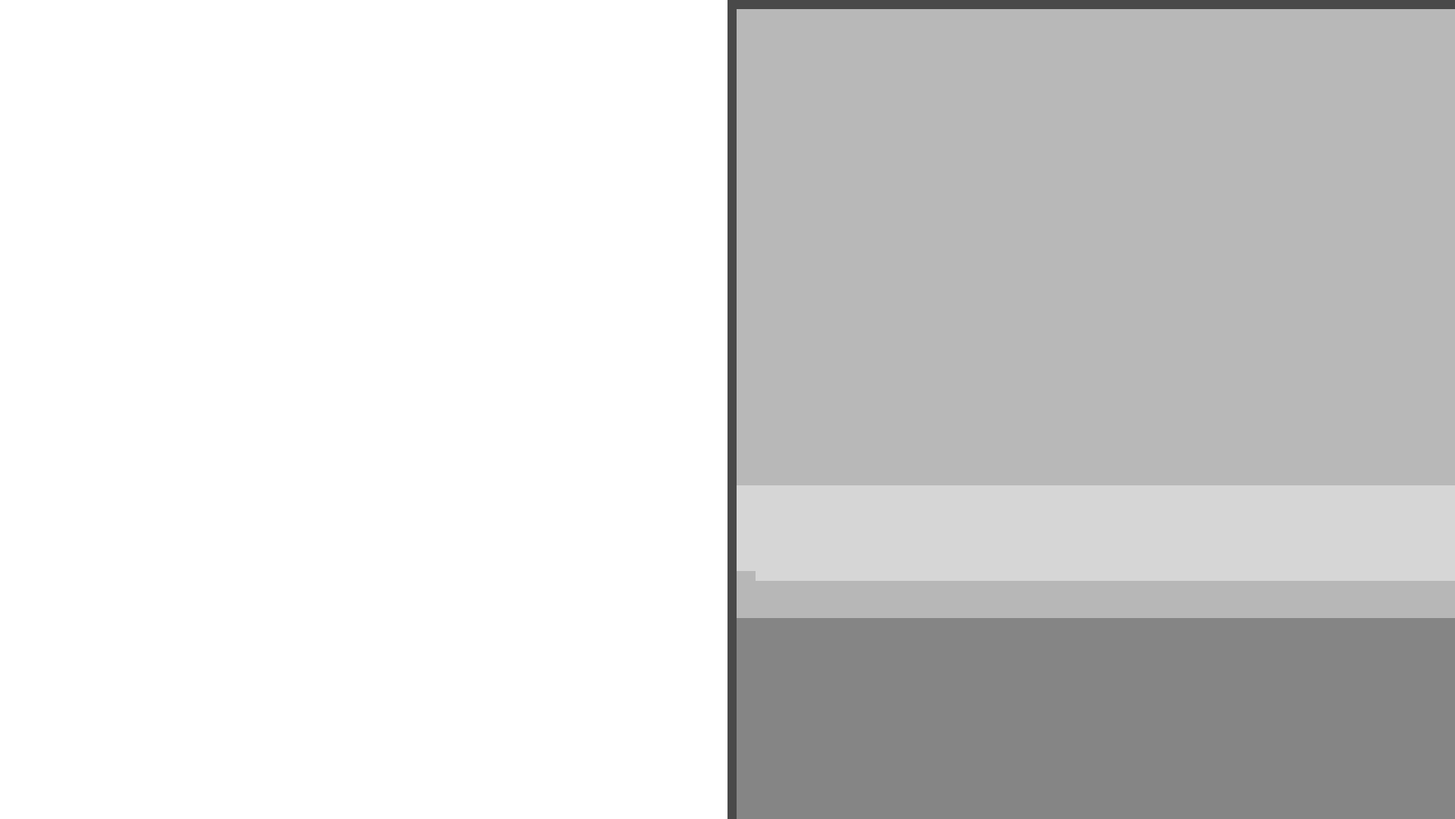
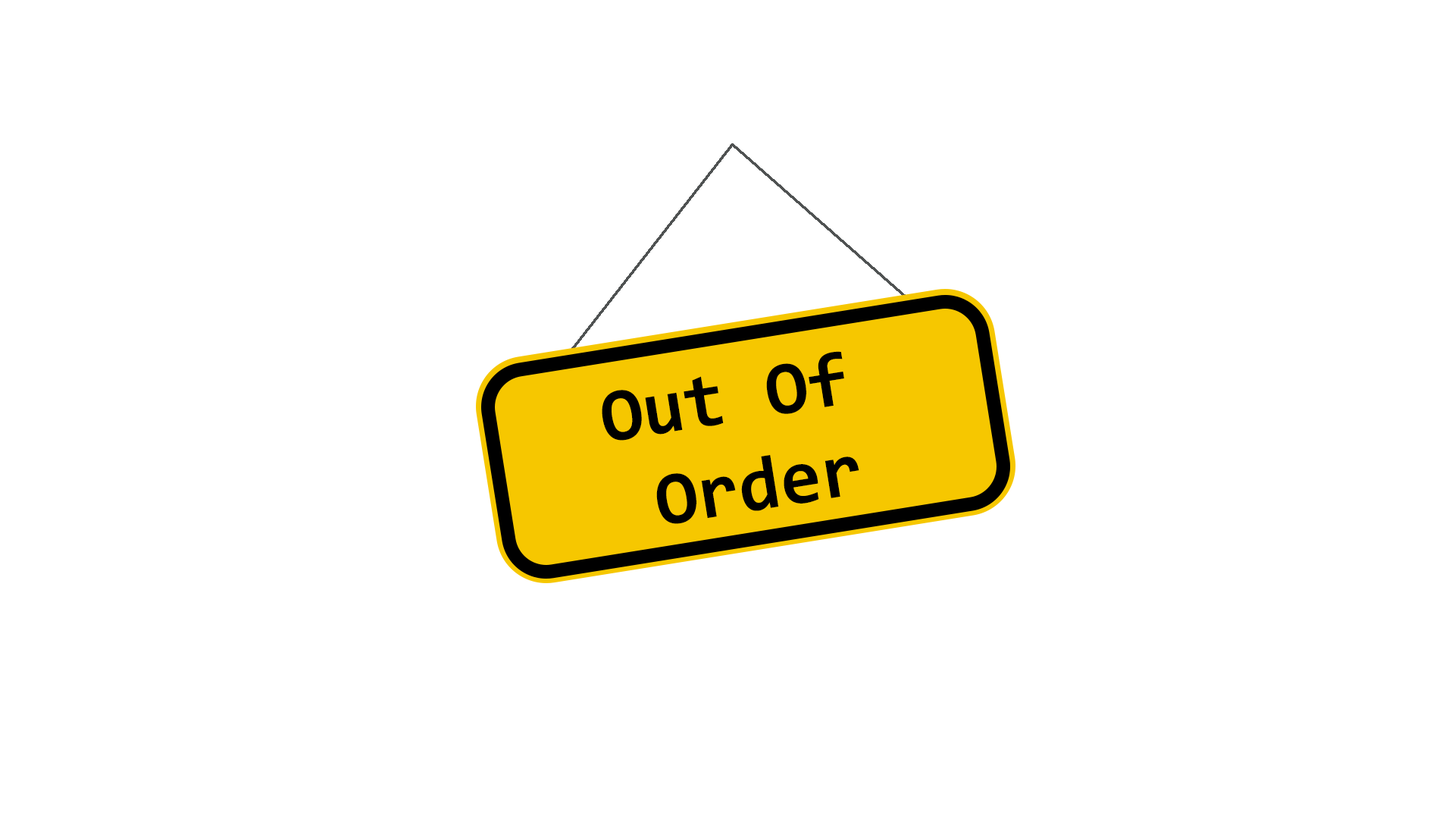
Before/after of a 1455px x 819px layered artwork. What changed in the layer stack:
added layer "Out Of Order" above "Rectangle 1" over [left=601, top=350, right=860, bottom=524]
added layer "Rectangle 1" (1st of 2) above "Rectangle 1" over [left=481, top=294, right=1011, bottom=579]
added layer "Rectangle 1" (2nd of 2) above "Layer 4" over [left=476, top=288, right=1016, bottom=583]
added layer "Layer 4" above "Layer 3" over [left=567, top=143, right=909, bottom=355]
hid "Layer 2" over [left=727, top=0, right=1455, bottom=819]
